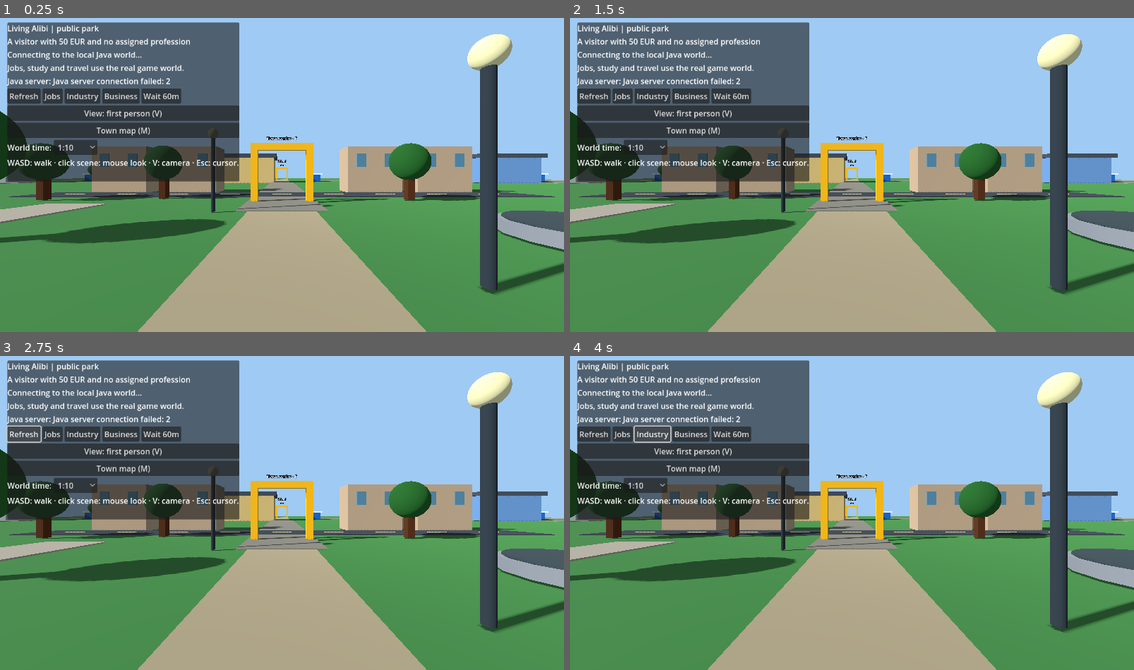
Above: before the commit, frames 1-4 (two rows, left to right).
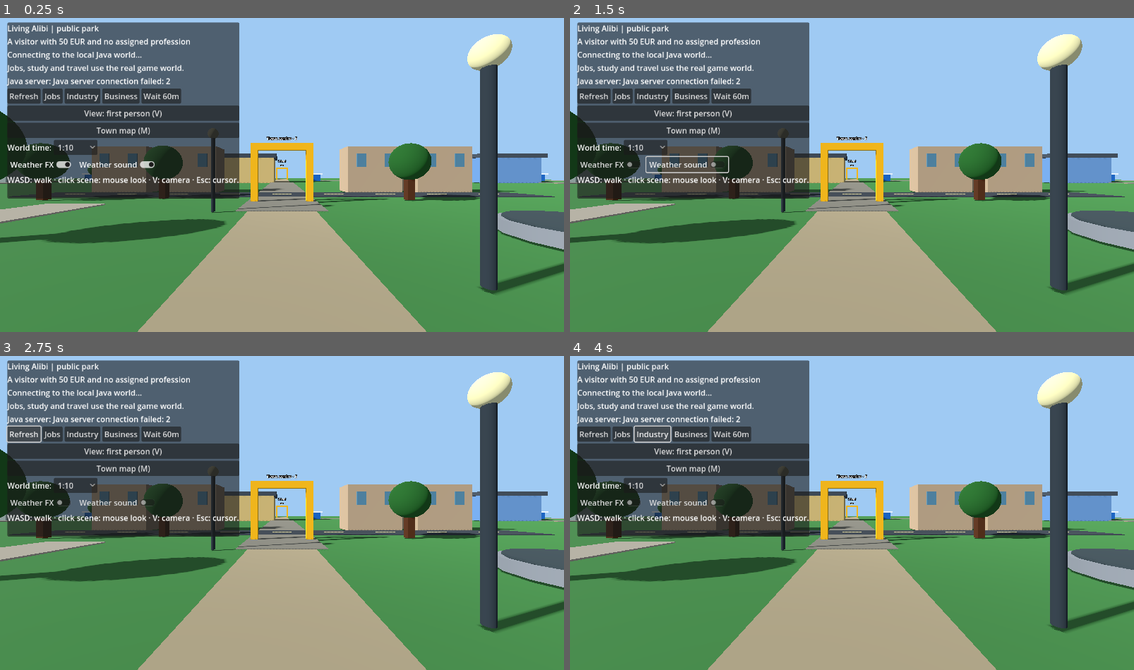
Above: after the commit, the same moments.

Repository: holovin777/living-alibi
Game: Godot game, scene res://scenes/park.tscn
Two runs of this game, one before a commit and one after it. Both use one fixed random seed, a clock stepped at 60 frames per second and the inputs below.
Inputs (mouse positions are in pixels of both pictures, inside the frame that each line leads up to):
- Up to frame 1 (0.25 s): no input
- Up to frame 2 (1.5 s): click (609, 165) at 0.5 s, where only the run after the commit has a clickable "Weather FX"; click (688, 165) at 1.25 s, where only the run after the commit has a clickable "Weather sound"
- Up to frame 3 (2.75 s): click "Refresh" at 2 s
- Up to frame 4 (4 s): click "Jobs" at 2.75 s; click "Industry" at 3.5 s

The runs differ from the first frame. In frame 1, 2.8% of the frame differs, in the area x 1-43%, y 45-58%; in frame 2, 2.9%, in the area x 1-43%, y 43-58%; in frame 3, 2.7%; in frame 4, 2.7%.

Commit message:
feat(godot): weather particles, distance fog and synthetic outdoor ambience

Diff:
--- a/godot/scripts/ParkDemo.gd
+++ b/godot/scripts/ParkDemo.gd
@@ -17,6 +17,7 @@
 const MOUSE_SENSITIVITY := 0.0025
 const EYE_HEIGHT := 1.65
 const LiveClock = preload("res://scripts/LiveClock.gd")
+const WeatherEffects = preload("res://scripts/WeatherEffects.gd")
 
 # Local presentation only: true movement between districts is Java-authorized.
 var _first_person := true
@@ -34,6 +35,7 @@
 var _sun: DirectionalLight3D
 var _ground_material: StandardMaterial3D
 var _environment: Environment
+var _weather_fx: Node3D
 var _api
 var _current_place := ""
 var _road_links: Dictionary = {}
@@ -106,6 +108,7 @@
         _try_road_crossing(relative_motion)
 
     _animate_residents(delta)
+    _weather_fx.follow(_avatar.position)
     _tick_live_clock(delta)
     if not _near_gate():
         _travel_panel.visible = false
@@ -204,6 +207,9 @@
         _box(_avatar, Vector3(0.2, 0.65, 0.23), Color(0.19, 0.24, 0.29),
                 Vector3(x_offset, 0.33, 0.0))
 
+    _weather_fx = WeatherEffects.new()
+    add_child(_weather_fx)
+    _weather_fx.follow(_avatar.position)
     _camera = Camera3D.new()
     _camera.current = true
     add_child(_camera)
@@ -718,6 +724,18 @@
     _clock_selector.select(3)
     _clock_selector.item_selected.connect(_on_clock_speed_selected)
     clock_row.add_child(_clock_selector)
+    var atmosphere_row := HBoxContainer.new()
+    column.add_child(atmosphere_row)
+    var effects_toggle := CheckButton.new()
+    effects_toggle.text = "Weather FX"
+    effects_toggle.button_pressed = true
+    effects_toggle.toggled.connect(_set_weather_visuals)
+    atmosphere_row.add_child(effects_toggle)
+    var audio_toggle := CheckButton.new()
+    audio_toggle.text = "Weather sound"
+    audio_toggle.button_pressed = true
+    audio_toggle.toggled.connect(_set_weather_audio)
+    atmosphere_row.add_child(audio_toggle)
     _hint = Label.new()
     _hint.text = "WASD: walk · click scene: mouse look · V: camera · Esc: cursor."
     column.add_child(_hint)
@@ -1100,6 +1118,14 @@
     if _api != null and not _api.is_busy() and not clock_update:
         _api.list_locations()
 
+func _set_weather_visuals(enabled: bool) -> void:
+    _weather_fx.visual_enabled = enabled
+    _apply_weather()
+
+func _set_weather_audio(enabled: bool) -> void:
+    _weather_fx.audio_enabled = enabled
+    _apply_weather()
+
 func _apply_weather() -> void:
     if _ground_material == null:
         return
@@ -1110,6 +1136,9 @@
     elif climate.get("raining", false):
         _ground_material.albedo_color = Color(0.22, 0.37, 0.23)
         _environment.background_color = Color(0.44, 0.50, 0.57)
+    elif climate.get("sky", "CLEAR") == "CLOUDY":
+        _ground_material.albedo_color = Color(0.27,0.45,0.25)
+        _environment.background_color = Color(0.60,0.65,0.71)
     else:
         _ground_material.albedo_color = Color(0.27, 0.49, 0.26)
         _environment.background_color = Color(0.63, 0.80, 0.96)
@@ -1124,6 +1153,10 @@
     _environment.ambient_light_energy = lerpf(0.25,1.0,daylight)
     _environment.background_color = Color(0.07,0.10,0.18).lerp(
             _environment.background_color, smoothstep(0.0,0.35,daylight))
+    if climate.get("sky","CLEAR") != "CLEAR":
+        _sun.light_energy *= 0.65
+    _weather_fx.follow(_avatar.position)
+    _weather_fx.apply(climate,_environment)
     var services: Dictionary = _last_snapshot.get("services", {})
     # Weather and city services affect every loaded chunk, not just the
     # one containing the visitor. Only the active chunk gets NPC data.
--- /dev/null
+++ b/godot/scripts/WeatherEffects.gd
@@ -0,0 +1,100 @@
+extends Node3D
+## Visual/audio weather only. The server controls precipitation and temperature.
+## CPU particles and standard depth fog work with the Compatibility renderer.
+var rain: CPUParticles3D
+var snow: CPUParticles3D
+var ambience: AudioStreamPlayer
+var visual_enabled := true
+var audio_enabled := true
+var mode := "CLEAR"
+var _rain_sound: AudioStreamWAV
+var _wind_sound: AudioStreamWAV
+
+func _ready() -> void:
+    rain = _precipitation(false)
+    snow = _precipitation(true)
+    ambience = AudioStreamPlayer.new()
+    ambience.volume_db = -28.0
+    add_child(ambience)
+    _rain_sound = _noise_loop(false)
+    _wind_sound = _noise_loop(true)
+    _sync()
+
+func _precipitation(flakes: bool) -> CPUParticles3D:
+    var p := CPUParticles3D.new()
+    p.name = "Snow" if flakes else "Rain"
+    p.emitting = false
+    p.amount = 220 if flakes else 360
+    p.lifetime = 5.0 if flakes else 1.25
+    p.local_coords = false
+    p.emission_shape = CPUParticles3D.EMISSION_SHAPE_BOX
+    p.emission_box_extents = Vector3(11.0, 0.5, 11.0)
+    p.direction = Vector3(0.12,-1.0,0.06)
+    p.spread = 8.0 if flakes else 2.0
+    p.gravity = Vector3(0,-0.25,0) if flakes else Vector3(0,-4.0,0)
+    p.initial_velocity_min = 1.1 if flakes else 7.0
+    p.initial_velocity_max = 1.7 if flakes else 9.0
+    var mesh := BoxMesh.new()
+    mesh.size = Vector3(0.065,0.065,0.065) if flakes else Vector3(0.018,0.40,0.018)
+    var mat := StandardMaterial3D.new()
+    mat.shading_mode = BaseMaterial3D.SHADING_MODE_UNSHADED
+    mat.albedo_color = Color(0.92,0.96,1.0) if flakes else Color(0.57,0.72,0.88)
+    mesh.material = mat
+    p.mesh = mesh
+    p.cast_shadow = GeometryInstance3D.SHADOW_CASTING_SETTING_OFF
+    add_child(p)
+    return p
+
+func _noise_loop(wind: bool) -> AudioStreamWAV:
+    # Small original synthetic ambience, no downloads or licensed audio.
+    var rng := RandomNumberGenerator.new()
+    rng.seed = 731 if wind else 937
+    var data := PackedByteArray()
+    var samples := 44100
+    data.resize(samples * 2)
+    var low := 0.0
+    for i in range(samples):
+        var white := rng.randf_range(-1.0,1.0)
+        low = lerpf(low,white,0.035 if wind else 0.28)
+        var signal_value := low * 0.8 if wind else (white-low)*0.38
+        var envelope := minf(1.0,minf(float(i)/220.0,float(samples-1-i)/220.0))
+        data.encode_s16(i*2,int(clampf(signal_value*envelope,-1.0,1.0)*32767.0))
+    var stream := AudioStreamWAV.new()
+    stream.format = AudioStreamWAV.FORMAT_16_BITS
+    stream.mix_rate = 22050
+    stream.loop_mode = AudioStreamWAV.LOOP_FORWARD
+    stream.loop_end = samples
+    stream.data = data
+    return stream
+
+func follow(at: Vector3) -> void:
+    position = at + Vector3(0.0,9.0,0.0)
+
+func apply(climate: Dictionary, environment: Environment) -> void:
+    mode = "SNOW" if climate.get("snowing",false) else (
+            "RAIN" if climate.get("raining",false) else str(climate.get("sky","CLEAR")))
+    _sync()
+    # Fog is a visual approximation of reduced visibility, not a new Java weather type.
+    environment.fog_enabled = visual_enabled and mode in ["RAIN","SNOW","CLOUDY"]
+    environment.fog_density = 0.024 if mode == "SNOW" else (0.015 if mode == "RAIN" else 0.006)
+    environment.fog_light_color = environment.background_color
+
+func _sync() -> void:
+    if rain == null:
+        return
+    var rain_on := visual_enabled and mode == "RAIN"
+    var snow_on := visual_enabled and mode == "SNOW"
+    rain.emitting = rain_on
+    rain.visible = rain_on
+    snow.emitting = snow_on
+    snow.visible = snow_on
+    var desired: AudioStreamWAV = null
+    if audio_enabled and mode == "RAIN":
+        desired = _rain_sound
+    elif audio_enabled and mode in ["SNOW","CLOUDY"]:
+        desired = _wind_sound
+    if ambience.stream != desired:
+        ambience.stop()
+        ambience.stream = desired
+        if desired != null:
+            ambience.play()
--- a/godot/tests/SceneNavigationSmoke.gd
+++ b/godot/tests/SceneNavigationSmoke.gd
@@ -206,6 +206,40 @@
     if not _check(world._residents_root.get_node("Resident_marco") == marco,
             "refresh retains the same resident model and animation state"):
         return
+    var rainy := _world("PARK", "Park")
+    rainy["weather"] = {"sky":"RAIN","raining":true,"snowing":false}
+    world._on_world_updated(rainy)
+    if not _check(world._weather_fx.rain.emitting and not world._weather_fx.snow.emitting
+            and world._environment.fog_enabled and world._weather_fx.ambience.stream != null,
+            "rain starts particles, visibility fog and synthetic rain ambience"):
+        return
+    world._set_weather_visuals(false)
+    if not _check(not world._weather_fx.rain.emitting and not world._environment.fog_enabled
+            and world._last_snapshot["weather"]["raining"],
+            "visual toggle does not change authoritative weather"):
+        return
+    world._set_weather_visuals(true)
+    world._set_weather_audio(false)
+    if not _check(world._weather_fx.rain.emitting and world._weather_fx.ambience.stream == null,
+            "weather audio can be muted independently"):
+        return
+    var snowy := _world("PARK", "Park")
+    snowy["weather"] = {"sky":"SNOW","raining":false,"snowing":true}
+    world._on_world_updated(snowy)
+    if not _check(world._weather_fx.snow.emitting and not world._weather_fx.rain.emitting,
+            "snow switches precipitation without overlapping rain"):
+        return
+    world._weather_fx.follow(Vector3(3,0,4))
+    if not _check(world._weather_fx.position == Vector3(3,9,4),
+            "one precipitation emitter follows the player across chunks"):
+        return
+    world._on_world_updated(_world("PARK", "Park"))
+    if not _check(not world._weather_fx.rain.emitting and not world._weather_fx.snow.emitting
+            and not world._environment.fog_enabled,
+            "clear weather removes precipitation and fog"):
+        return
+    world._set_weather_audio(true)
+
     var noon := _world("PARK", "Park")
     noon["minute"] = 720
     world._on_world_updated(noon)
